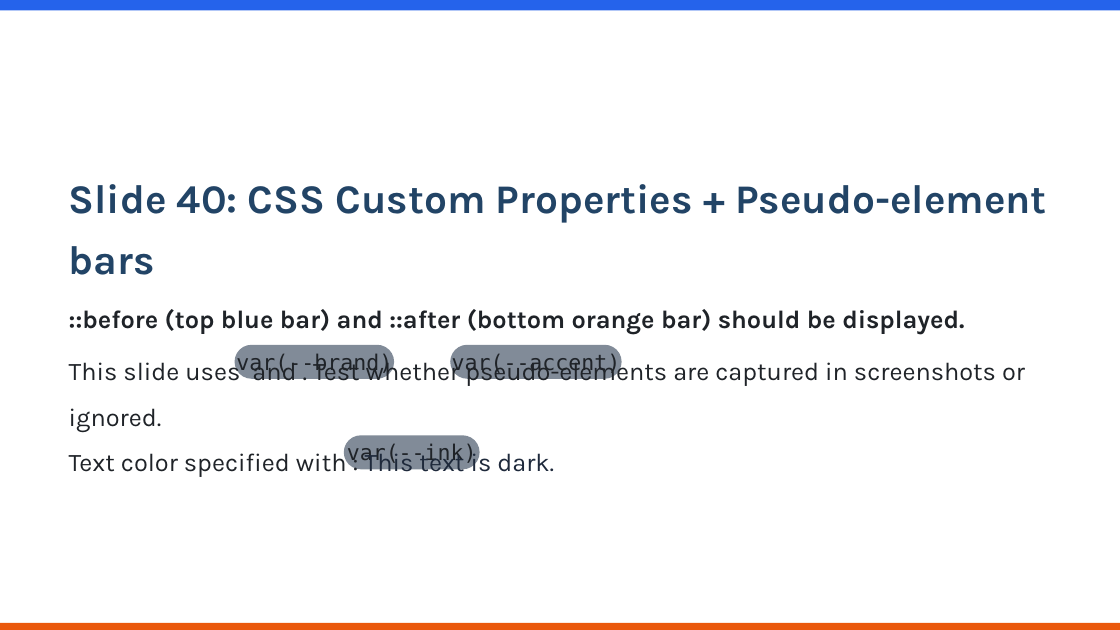
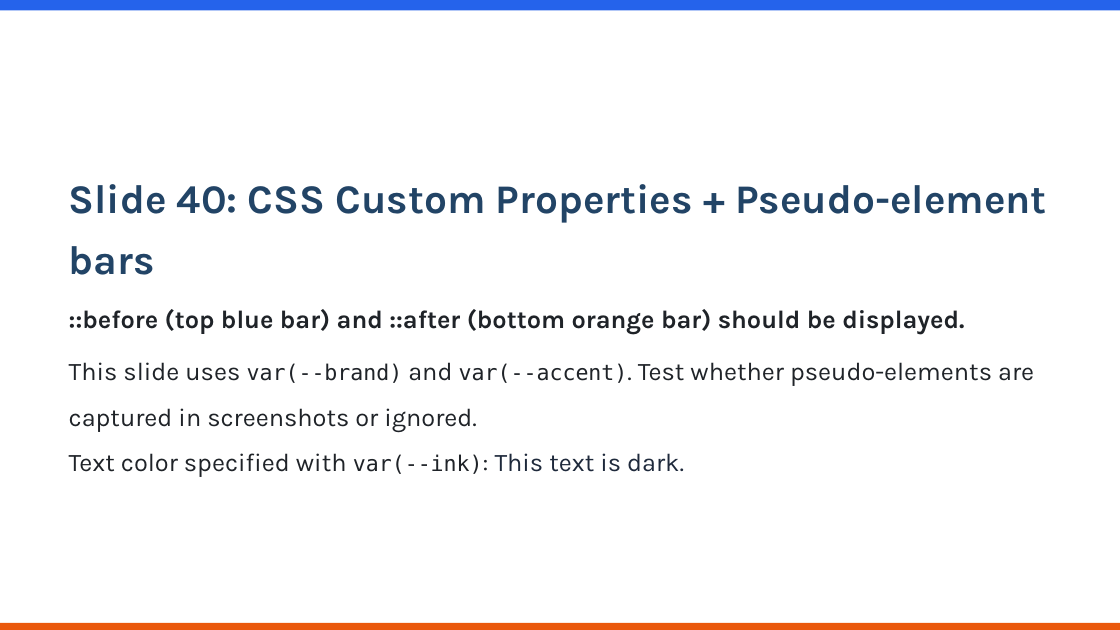
Before and after one commit to KatsuYuzu/marp-to-editable-pptx, a slide deck: slide 40 of output-pptx/test-output.pptx. Drawn at 1120x630 pixels with LibreOffice and Linux fonts; fonts in the diff are those of the drawing; background and template pictures are left out. Boxes give left, top, right and bottom in pixels: in the first picture for what was removed or moved away, otherwise in the second. Text is boxed around its words. In the diff, an @@ line names an element or a change of style, - is before the commit and + after.

Commit message:
fix: T5 regression — inline code elements incorrectly treated as badge shapes
The T5 fix (display:inline + borderRadius > 0) was overly broad and matched
inline <code> elements from Marp's default theme, which have:
  - display: inline
  - border-radius: 6px (0.2em at ~30px font-size)
  - background: rgba(129, 139, 152, 0.12) (alpha = 0.12)

Since rgbToHex() ignores alpha, these elements rendered as opaque grey
rectangles in PPTX (RGB 818B98), creating visible grey blocks behind text.
Affected 10 slides: 3, 15, 24, 32, 40, 41, 42, 50, 51, 60.

Fix: tighten display:inline badge detection with two guards:
1. inlineBorderRadius > 6 (excludes code's 6px; real badges have >= 8px)
2. background alpha >= 0.5 (excludes rgba low-alpha code backgrounds)

Tests:
- Added negative test: inline code with borderRadius=6 and semi-transparent
  background must NOT be emitted as a container shape
- Updated T5 test description to reflect > 6 threshold
- 160 tests passing

ADR-17 added to src/native-pptx/README.md

```diff
--- a/output-pptx/test-output.pptx
+++ b/output-pptx/test-output.pptx
@@ rounded rectangle removed at (234,344,394,378) @@
@@ text removed at (236,352,392,375) @@
-var(--brand)
@@ rounded rectangle removed at (450,344,622,378) @@
@@ text removed at (452,352,621,375) @@
-var(--accent)
@@ text at (69,362,1034,432): text changed @@
-This slide uses and . Test whether pseudo-elements are captured in screenshots or ignored.
+This slide uses var(--brand) and var(--accent). Test whether pseudo-elements are captured in screenshots or ignored.
@@ rounded rectangle removed at (344,435,480,469) @@
@@ text removed at (347,443,477,466) @@
-var(--ink)
@@ text at (69,453,684,477): text changed @@
-Text color specified with : This text is dark.
+Text color specified with var(--ink): This text is dark.
```
Also in this commit, not shown: 11 other slides changed, 5 other files.
